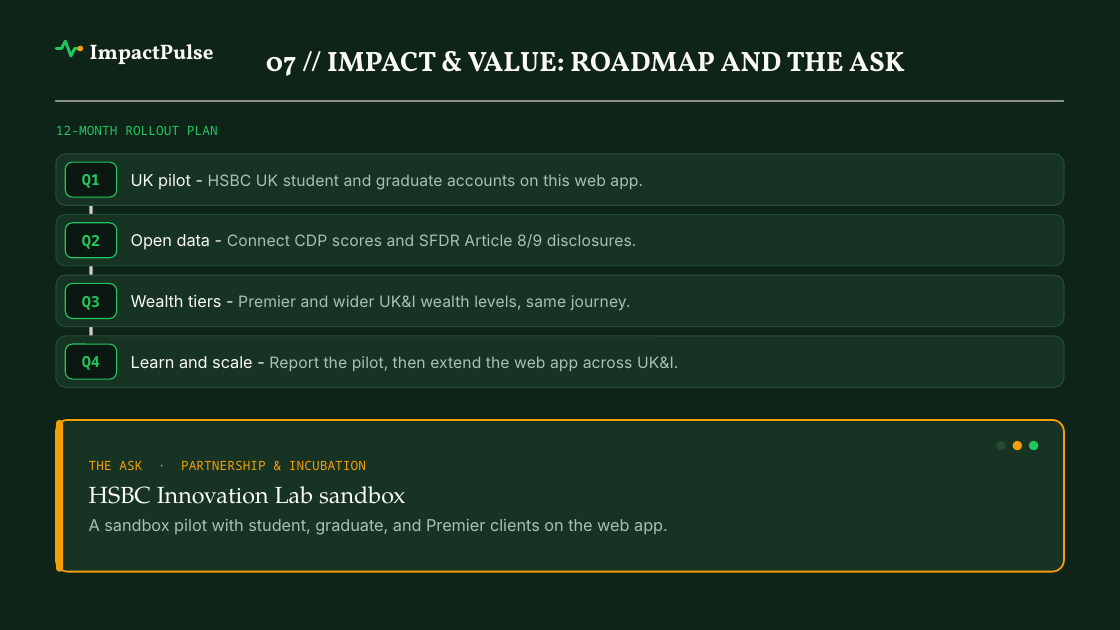
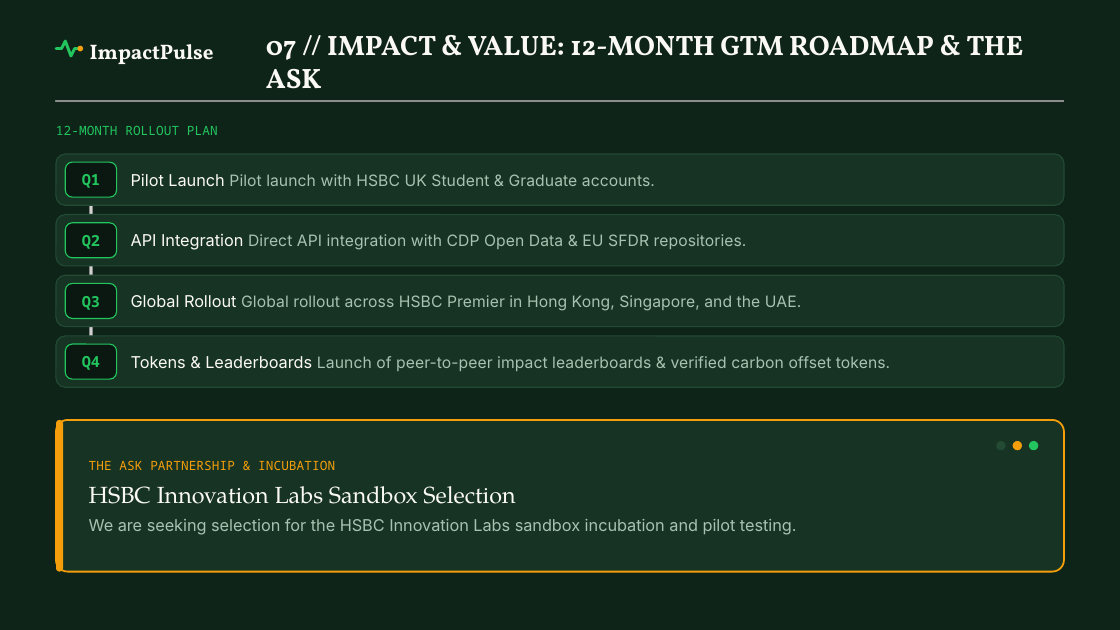
Before and after one commit to Siva-Subramaniam-DS/TCS-Project, a slide deck: slide 11 of ImpactPulse_TCS_Submission_12Slides.pptx. Drawn at 1120x630 pixels with LibreOffice and Linux fonts; fonts in the diff are those of the drawing; grey boxes stand for pictures; background and template pictures are left out. Boxes give left, top, right and bottom in pixels: in the first picture for what was removed or moved away, otherwise in the second. Text is boxed around its words. In the diff, an @@ line names an element or a change of style, - is before the commit and + after.

```diff
--- a/ImpactPulse_TCS_Submission_12Slides.pptx
+++ b/ImpactPulse_TCS_Submission_12Slides.pptx
@@ text at (266,36,1023,101): text changed @@
-07 // IMPACT & VALUE: ROADMAP AND THE ASK
+07 // IMPACT & VALUE: 12-MONTH GTM ROADMAP & THE ASK
@@ text at (131,174,655,186): text changed @@
-UK pilot - HSBC UK student and graduate accounts on this web app.
+Pilot Launch Pilot launch with HSBC UK Student & Graduate accounts.
@@ text at (131,234,747,250): text changed @@
-Open data - Connect CDP scores and SFDR Article 8/9 disclosures.
+API Integration Direct API integration with CDP Open Data & EU SFDR repositories.
@@ text at (131,295,801,311): text changed @@
-Wealth tiers - Premier and wider UK&I wealth levels, same journey.
+Global Rollout Global rollout across HSBC Premier in Hong Kong, Singapore, and the UAE.
@@ text at (131,356,890,371): text changed @@
-Learn and scale - Report the pilot, then extend the web app across UK&I.
+Tokens & Leaderboards Launch of peer-to-peer impact leaderboards & verified carbon offset tokens.
@@ text at (89,460,797,535): text changed @@
-THE ASK · PARTNERSHIP & INCUBATION
-HSBC Innovation Lab sandbox
-A sandbox pilot with student, graduate, and Premier clients on the web app.
+THE ASK PARTNERSHIP & INCUBATION
+HSBC Innovation Labs Sandbox Selection
+We are seeking selection for the HSBC Innovation Labs sandbox incubation and pilot testing.
```
Also in this commit, not shown: 11 other slides changed, 17 other files.
